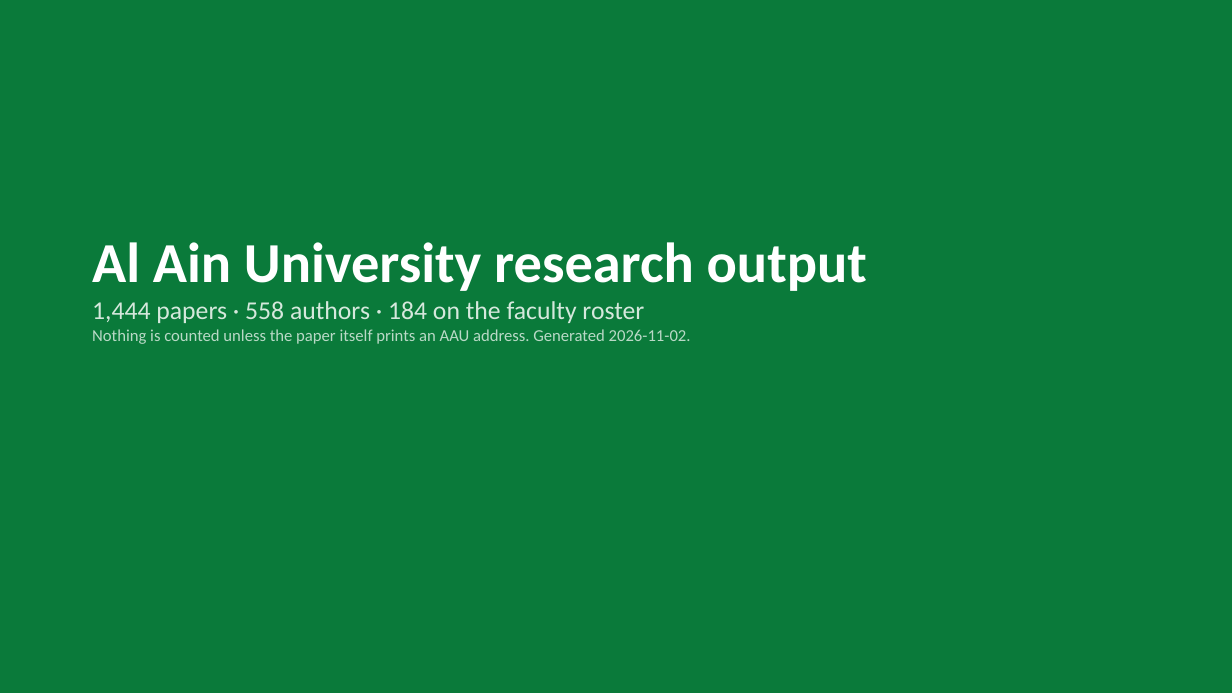
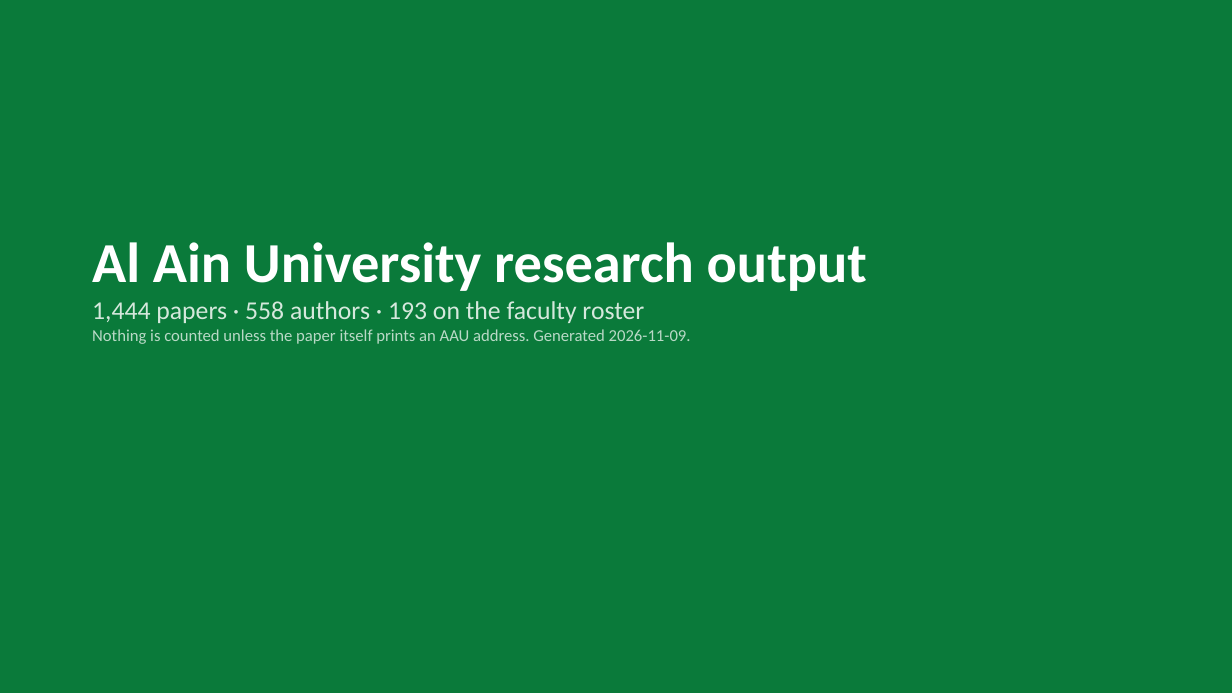
Before and after one commit to AbdallahAbouHajal/aau-research-tracker, a slide deck: slide 1 of docs/downloads/AAU_Research_Tracker.pptx. Drawn at 1232x693 pixels with LibreOffice and Linux fonts; fonts in the diff are those of the drawing. Boxes give left, top, right and bottom in pixels: in the first picture for what was removed or moved away, otherwise in the second. Text is boxed around its words. In the diff, an @@ line names an element or a change of style, - is before the commit and + after.

```diff
--- a/docs/downloads/AAU_Research_Tracker.pptx
+++ b/docs/downloads/AAU_Research_Tracker.pptx
@@ text at [92, 301, 691, 344]: text changed @@
-1,444 papers · 558 authors · 184 on the faculty roster
-Nothing is counted unless the paper itself prints an AAU address. Generated 2026-11-02.
+1,444 papers · 558 authors · 193 on the faculty roster
+Nothing is counted unless the paper itself prints an AAU address. Generated 2026-11-09.
```
Also in this commit, not shown: 11 other files.
